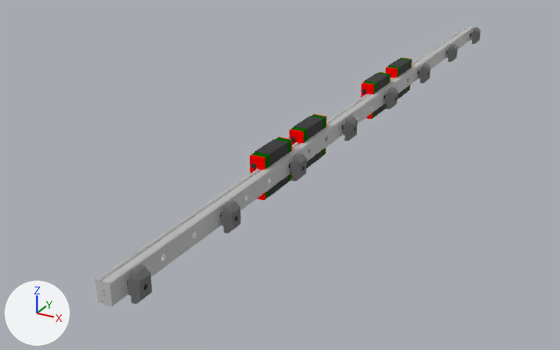
One commit to the glTF model Graphics/2_1_1.glb: the scene before it, then after it.
Camera for both pictures: a camera (50 mm lens) standing at (0.185, -0.462, 0.483) and looking at (-0.06, -0.016, 0.26). Arrows for +X, +Y and +Z are at lower left; the lights stay in place. The first picture is the older version. Where no turn or scale is listed for an object, it has been applied to the vertices.

The first picture shows '3030 Nut M3 v002', '3030 Nut M3 v003', '3030 Nut M3 v004', '3030 Nut M3 v005', '3030 Nut M3 v006', '3030 Nut M3 v007', '3030 Nut M3 v008', '3030 Nut M3 v1', 'DIN 912 M3 12 mm v004', 'DIN 912 M3 12 mm v005', 'MGN12CZ0HM_FILE_3 v002', 'MGN12CZ0HM_FILE_3 v003', 'MGN12CZ0HM_FILE_3 v004', 'MGN12CZ0HM_FILE_3 v1', 'MGNR12R550HM_FILE_2 v3'.
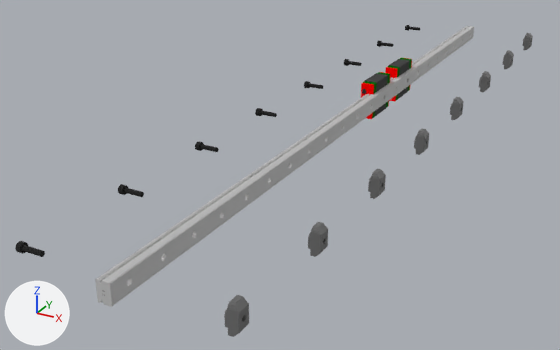
Boxes (x1, y1, x2, y2) around the edits, measured in the pictures (560 x 350 px):
'3030 Nut M3 v008', moved
    before: (127, 265, 152, 304)
    after: (224, 295, 249, 337)
'MGN12CZ0HM_FILE_3 v004', deleted
    before: (250, 137, 292, 200)
'3030 Nut M3 v007', moved
    before: (221, 200, 241, 233)
    after: (308, 222, 328, 257)
'MGN12CZ0HM_FILE_3 v003', deleted
    before: (289, 114, 327, 169)
'3030 Nut M3 v006', moved
    before: (290, 153, 307, 181)
    after: (368, 169, 386, 199)
'3030 Nut M3 v005', moved
    before: (343, 116, 358, 141)
    after: (414, 128, 429, 155)
'3030 Nut M3 v004', moved
    before: (385, 87, 398, 109)
    after: (450, 97, 464, 120)
'3030 Nut M3 v003', moved
    before: (419, 63, 431, 83)
    after: (479, 71, 491, 92)
'3030 Nut M3 v002', moved
    before: (447, 44, 458, 62)
    after: (502, 50, 514, 70)
'DIN 912 M3 12 mm v004', moved (mostly hidden before)
    before: (127, 281, 147, 290)
    after: (15, 241, 45, 257)
'3030 Nut M3 v1', moved
    before: (471, 27, 481, 44)
    after: (522, 33, 533, 50)
'DIN 912 M3 12 mm v005', moved (mostly hidden before)
    before: (220, 212, 237, 221)
    after: (118, 184, 144, 197)
'DIN 912 M3 12 mm v008', moved (not visible before)
    after: (195, 142, 219, 152)
'DIN 912 M3 12 mm v009', moved (not visible before)
    after: (255, 108, 277, 117)
'DIN 912 M3 12 mm v007', moved (not visible before)
    after: (304, 81, 323, 89)
'DIN 912 M3 12 mm v006', moved (not visible before)
    after: (344, 59, 362, 66)
'DIN 912 M3 12 mm v003', moved (not visible before)
    after: (377, 41, 393, 47)
'DIN 912 M3 12 mm v2', moved (not visible before)
    after: (405, 25, 420, 31)

What the commit changed:
Object 'DIN 912 M3 12 mm v2' (ob_din_912_m3_12_mm_v2) moves from (-0.0185, 0.29, 0.3025) to (-0.0785, 0.29, 0.3025).
Object '3030 Nut M3 v1' (ob_3030_nut_m3_v1) moves from (-0.0116, 0.29, 0.3025) to (0.0384, 0.29, 0.3025).
Object 'DIN 912 M3 12 mm v003' (ob_din_912_m3_12_mm_v003) moves from (-0.0185, 0.215, 0.3025) to (-0.0785, 0.215, 0.3025).
Object 'DIN 912 M3 12 mm v004' (ob_din_912_m3_12_mm_v004) moves from (-0.0185, -0.235, 0.3025) to (-0.0785, -0.235, 0.3025).
Object 'DIN 912 M3 12 mm v005' (ob_din_912_m3_12_mm_v005) moves from (-0.0185, -0.16, 0.3025) to (-0.0785, -0.16, 0.3025).
Object 'DIN 912 M3 12 mm v006' (ob_din_912_m3_12_mm_v006) moves from (-0.0185, 0.14, 0.3025) to (-0.0785, 0.14, 0.3025).
Object 'DIN 912 M3 12 mm v007' (ob_din_912_m3_12_mm_v007) moves from (-0.0185, 0.065, 0.3025) to (-0.0785, 0.065, 0.3025).
Object 'DIN 912 M3 12 mm v008' (ob_din_912_m3_12_mm_v008) moves from (-0.0185, -0.085, 0.3025) to (-0.0785, -0.085, 0.3025).
Object 'DIN 912 M3 12 mm v009' (ob_din_912_m3_12_mm_v009) moves from (-0.0185, -0.01, 0.3025) to (-0.0785, -0.01, 0.3025).
Object '3030 Nut M3 v002' (ob_3030_nut_m3_v002) moves from (-0.0116, 0.215, 0.3025) to (0.0384, 0.215, 0.3025).
Object '3030 Nut M3 v003' (ob_3030_nut_m3_v003) moves from (-0.0116, 0.14, 0.3025) to (0.0384, 0.14, 0.3025).
Object '3030 Nut M3 v004' (ob_3030_nut_m3_v004) moves from (-0.0116, 0.065, 0.3025) to (0.0384, 0.065, 0.3025).
Object '3030 Nut M3 v005' (ob_3030_nut_m3_v005) moves from (-0.0116, -0.01, 0.3025) to (0.0384, -0.01, 0.3025).
Object '3030 Nut M3 v006' (ob_3030_nut_m3_v006) moves from (-0.0116, -0.085, 0.3025) to (0.0384, -0.085, 0.3025).
Object '3030 Nut M3 v007' (ob_3030_nut_m3_v007) moves from (-0.0116, -0.16, 0.3025) to (0.0384, -0.16, 0.3025).
Object '3030 Nut M3 v008' (ob_3030_nut_m3_v008) moves from (-0.0116, -0.235, 0.3025) to (0.0384, -0.235, 0.3025).
Object 'MGN12CZ0HM_FILE_3 v003' (ob_mgn12cz0hm_file_3_v003) is deleted.
Object 'MGN12CZ0HM_FILE_3 v004' (ob_mgn12cz0hm_file_3_v004) is deleted.
